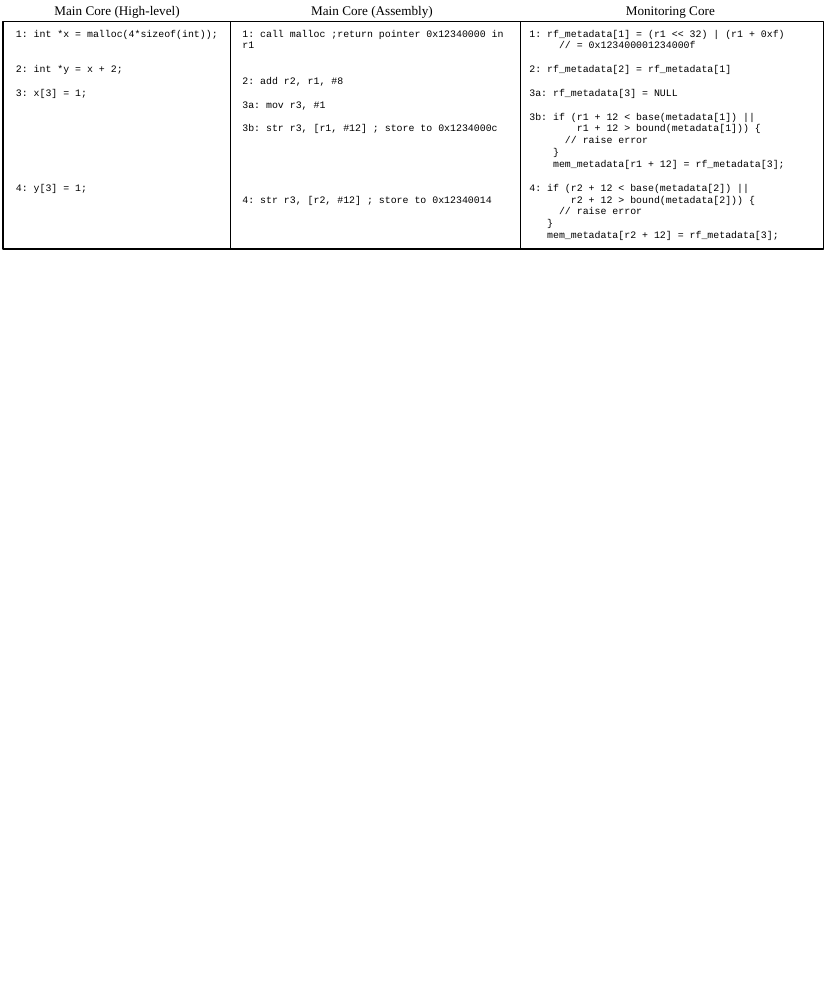
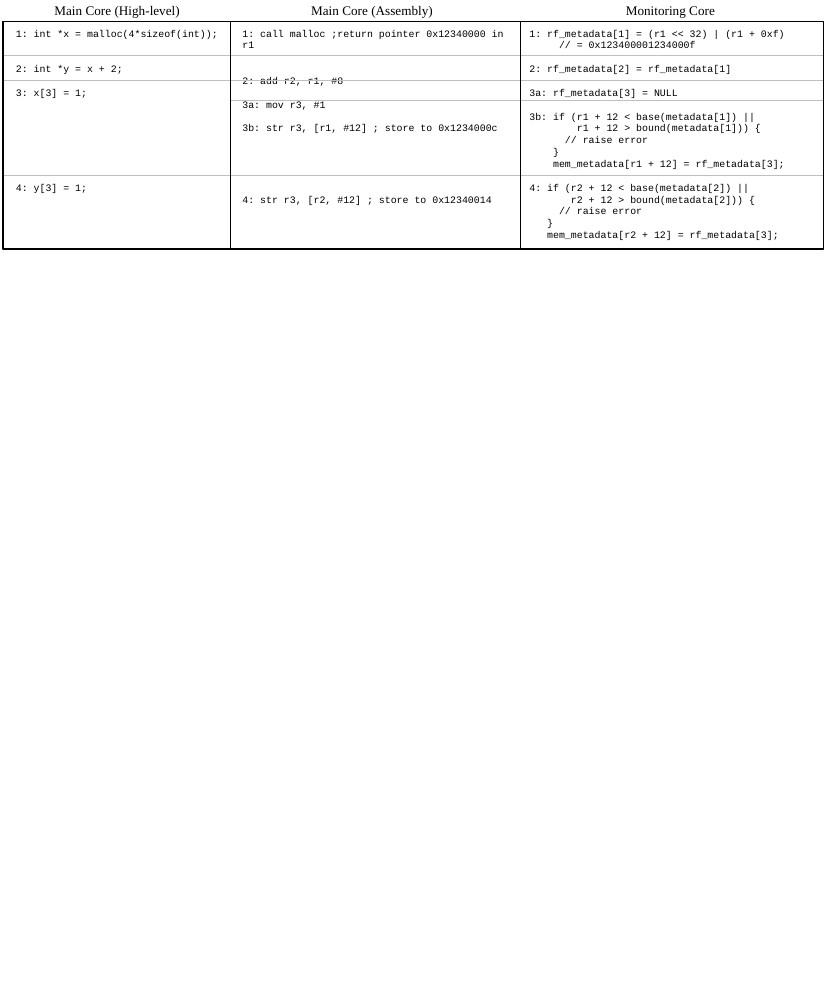
Before and after one commit to dl575/paper-monitoring_dift_drop, a slide deck: slide 5 of figs_src/diagrams-wide.pptx (slide 6 before the commit). Drawn at 830x1008 pixels with LibreOffice and Linux fonts; fonts in the diff are those of the drawing. Boxes give left, top, right and bottom in pixels: in the first picture for what was removed or moved away, otherwise in the second. Text is boxed around its words. In the diff, an @@ line names an element or a change of style, - is before the commit and + after.

```diff
--- a/figs_src/diagrams-wide.pptx
+++ b/figs_src/diagrams-wide.pptx
@@ rectangle at box(4, 21, 824, 249): fill #FFFFFF to none @@
@@ line added from (4, 56) to (823, 56), #BFBFBF 0.75 pt @@
@@ line added from (5, 81) to (824, 81), #BFBFBF 0.75 pt @@
@@ line added from (231, 101) to (824, 101), #BFBFBF 0.75 pt @@
@@ line added from (5, 175) to (824, 175), #BFBFBF 0.75 pt @@
```
Also in this commit, not shown: 1 other slide changed, 2 slides removed, 6 other files.
